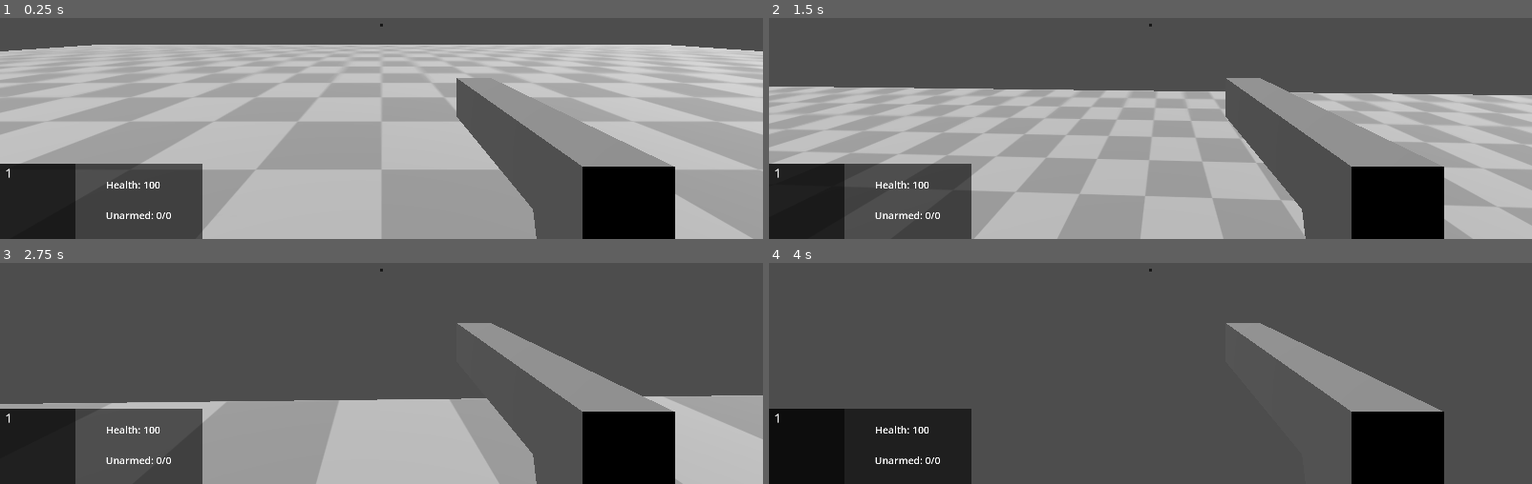
Above: before the commit, frames 1-4 (two rows, left to right).
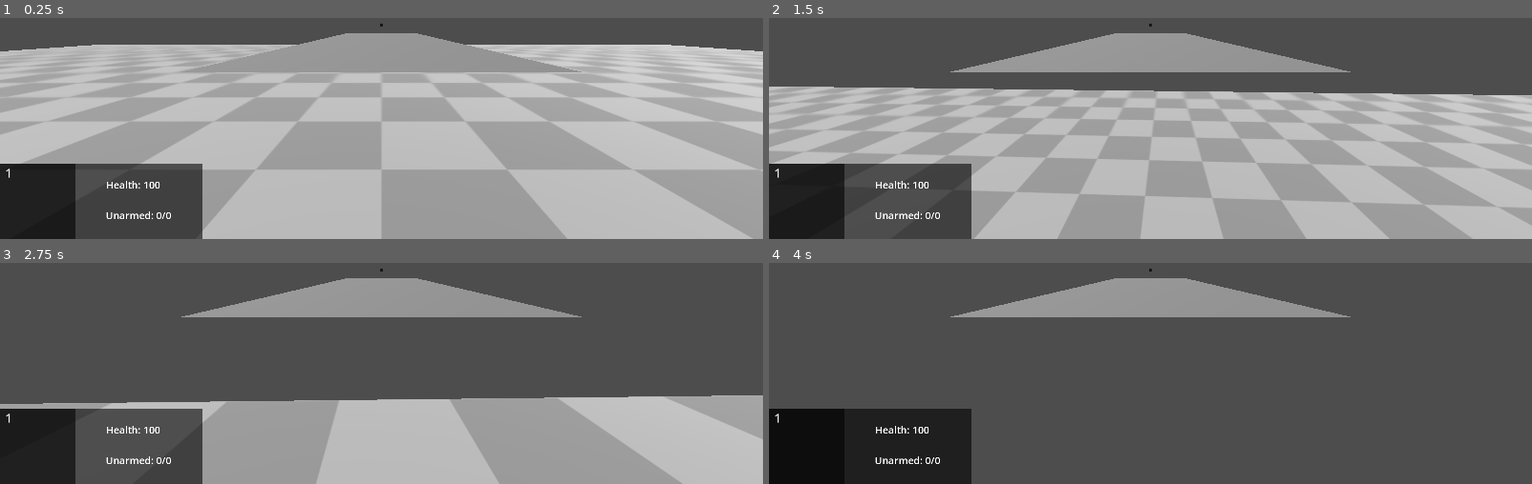
Above: after the commit, the same moments.

Repository: Robertsonl1/game_development_2024
Game: Godot game, scene res://scenes/main.tscn
Same seed, same stepped clock (60 frames per second), same inputs: the game is played once before the commit and once after it.
Inputs (mouse positions are in pixels of both pictures, inside the frame that each line leads up to):
- Up to frame 1 (0.25 s): no input
- Up to frame 2 (1.5 s): tap Enter at 0.5 s; move the mouse to (1188, 22) at 0.52 s; hold W (forwards) from 0.53 s (still down); tap 1 (empty) at 0.6 s; tap Space (jump) at 0.77 s; move the mouse to (1112, 26) at 1.27 s; tap F (grapple) at 1.35 s
- Up to frame 3 (2.75 s): keep holding W (forwards); tap Space (jump) at 1.52 s; move the mouse to (outside the picture) at 2.02 s; tap 2 (primary) at 2.1 s
- Up to frame 4 (4 s): keep holding W (forwards); move the mouse to (1142, 276) at 2.77 s; tap 3 (secondary) at 2.85 s; tap Space (jump) at 3.02, 3.5, 3.77 s; move the mouse to (1203, 276) at 3.52 s; tap 1 (empty) at 3.6 s

The runs differ from the first frame. In frame 1, 15% of the frame differs, in the area x 27-89%, y 6-100%; in frame 2, 17%, in the area x 23-89%, y 6-100%; in frame 3, 16%; in frame 4, 13%.
Error before the commit: Cannot call method 'call' on a null value. (res://scenes/weapons/handcannon/handcannon.gd:6)
Error after the commit: Invalid call. Nonexistent function 'connect' in base 'Nil'. (res://scenes/weapons/armed/handcannon/handcannon.gd:5)

Commit message:
Weapon functionality

Diff:
--- a/game_development_2024-main/scenes/player.tscn
+++ b/game_development_2024-main/scenes/player.tscn
@@ -2,8 +2,8 @@
 
 [ext_resource type="Script" path="res://scripts/characters/player/player.gd" id="1_pcdq5"]
 [ext_resource type="Script" path="res://scenes/weapons/weapon_manager.gd" id="2_3t5l0"]
-[ext_resource type="PackedScene" uid="uid://dp2532qasylyo" path="res://scenes/weapons/handcannon/handcannon.tscn" id="2_24c3m"]
-[ext_resource type="PackedScene" uid="uid://cwwmbxblg3tgu" path="res://scenes/weapons/assaultrifle/assault_rifle.tscn" id="3_1sxk0"]
+[ext_resource type="PackedScene" uid="uid://dp2532qasylyo" path="res://scenes/weapons/armed/handcannon/handcannon.tscn" id="2_24c3m"]
+[ext_resource type="PackedScene" uid="uid://b5ds11qrvkbyu" path="res://scenes/weapons/armed/assaultrifle/assault_rifle.tscn" id="3_1sxk0"]
 [ext_resource type="PackedScene" uid="uid://b64qfavu0pi1w" path="res://scenes/weapons/unarmed/unarmed.tscn" id="4_jfo8s"]
 [ext_resource type="PackedScene" uid="uid://bie5kfrux1mbo" path="res://scenes/ui/hud/hud.tscn" id="5_7jv1j"]
 
@@ -35,11 +35,8 @@
 script = ExtResource("2_3t5l0")
 
 [node name="HandCannon" parent="Head/Hand" instance=ExtResource("2_24c3m")]
-transform = Transform3D(1, 0, 0, 0, 1, 0, 0, 0, 1, 0.196, -0.104, -0.309)
 
 [node name="AssaultRifle" parent="Head/Hand" instance=ExtResource("3_1sxk0")]
-transform = Transform3D(1, 0, 0, 0, 1, 0, 0, 0, 1, 0.151, 0.002, -0.48)
-visible = false
 
 [node name="Unarmed" parent="Head/Hand" instance=ExtResource("4_jfo8s")]
 
--- /dev/null
+++ b/game_development_2024-main/scenes/weapons/armed/armed.gd
@@ -0,0 +1,66 @@
+extends Weapon
+class_name Armed
+
+# References
+var animation_player
+
+# Weapon States
+var is_firing = false
+var is_reloading = false
+
+# Weapon Parameters
+
+# Optional
+@export var equip_speed = 1.0
+@export var unequip_speed = 1.0
+
+
+
+# Equip/Unequip Cycle
+func equip():
+	animation_player.play("Equip", -1.0, equip_speed)
+
+func unequip():
+	animation_player.play("Unequip", -1.0, unequip_speed)
+
+func is_equip_finished():
+	if is_equipped:
+		return true
+	else:
+		return false
+
+func is_unequip_finished():
+	if is_equipped:
+		return false
+	else:
+		return true
+
+
+
+# Show/Hide Weapon
+func show_weapon():
+	visible = true
+
+func hide_weapon():
+	visible = false
+
+
+
+# Animation Finished
+func on_animation_finish(anim_name):
+	match anim_name:
+		"Unequip":
+			is_equipped = false
+		"Equip":
+			is_equipped = true
+
+
+
+# Update Ammo
+func update_ammo(_action = "Refresh"):
+
+	var weapon_data = {
+		"Name" : weapon_name
+	}
+
+	weapon_manager.update_hud(weapon_data)
--- /dev/null
+++ b/game_development_2024-main/scenes/weapons/armed/assaultrifle/assault_rifle.gd
@@ -0,0 +1,9 @@
+extends Armed
+
+
+func _ready():
+	player.connect("animation_finish", on_animation_finish)
+
+
+func on_animation_finish(anim_name):
+	on_animation_finish(anim_name)
--- a/game_development_2024-main/scenes/weapons/assaultrifle/assault_rifle.tscn
+++ b/game_development_2024-main/scenes/weapons/armed/assaultrifle/assault_rifle.tscn
@@ -1,6 +1,6 @@
-[gd_scene load_steps=9 format=3 uid="uid://cwwmbxblg3tgu"]
+[gd_scene load_steps=9 format=3 uid="uid://b5ds11qrvkbyu"]
 
-[ext_resource type="Script" path="res://scenes/weapons/assaultrifle/assault_rifle.gd" id="1_n66c2"]
+[ext_resource type="Script" path="res://scenes/weapons/armed/assaultrifle/assault_rifle.gd" id="1_6egdm"]
 
 [sub_resource type="BoxMesh" id="BoxMesh_6ane2"]
 size = Vector3(0.03, 0.22, 0.099)
@@ -66,7 +66,7 @@
 }
 
 [node name="AssaultRifle" type="Node3D"]
-script = ExtResource("1_n66c2")
+script = ExtResource("1_6egdm")
 weapon_name = "AssaultRifle"
 
 [node name="Root" type="Node3D" parent="."]
--- /dev/null
+++ b/game_development_2024-main/scenes/weapons/armed/handcannon/handcannon.gd
@@ -0,0 +1,9 @@
+extends Armed
+
+
+func _ready():
+	player.connect("animation_finish", on_animation_finish)
+
+
+func on_animation_finish(anim_name):
+	on_animation_finish(anim_name)
--- a/game_development_2024-main/scenes/weapons/handcannon/handcannon.tscn
+++ b/game_development_2024-main/scenes/weapons/armed/handcannon/handcannon.tscn
@@ -1,6 +1,6 @@
 [gd_scene load_steps=8 format=3 uid="uid://dp2532qasylyo"]
 
-[ext_resource type="Script" path="res://scenes/weapons/handcannon/handcannon.gd" id="1_fm4o5"]
+[ext_resource type="Script" path="res://scenes/weapons/armed/handcannon/handcannon.gd" id="1_fn51r"]
 
 [sub_resource type="BoxMesh" id="BoxMesh_00why"]
 size = Vector3(0.073, 0.082, 0.376)
@@ -63,7 +63,7 @@
 }
 
 [node name="HandCannon" type="Node3D"]
-script = ExtResource("1_fm4o5")
+script = ExtResource("1_fn51r")
 weapon_name = "Handcannon"
 
 [node name="Root" type="Node3D" parent="."]
--- a/game_development_2024-main/scenes/weapons/assaultrifle/assault_rifle.gd
+++ /dev/null
@@ -1,10 +0,0 @@
-extends Weapon
-
-
-func _ready():
-	animation_player = $animation_player
-	$animation_player.call("animation_finished", self, "on_animation_finish")
-
-
-func on_animation_finished(anim_name):
-	on_animation_finished(anim_name)
--- a/game_development_2024-main/scenes/weapons/handcannon/handcannon.gd
+++ /dev/null
@@ -1,10 +0,0 @@
-extends Weapon
-
-
-func _ready():
-	animation_player = $animation_player
-	$animation_player.call("animation_finished", self, "on_animation_finish")
-
-
-func on_animation_finished(anim_name):
-	on_animation_finished(anim_name)
--- a/game_development_2024-main/scenes/weapons/unarmed/unarmed.gd
+++ b/game_development_2024-main/scenes/weapons/unarmed/unarmed.gd
@@ -1,24 +1 @@
 extends Weapon
-
-
-# Equip/DeEquip cycle
-func equip():
-	update_ammo()
-
-func deequip():
-	pass
-
-func is_equip_finished():
-	return true
-
-func is_unequip_finished():
-	return true
-
-# Update Ammo
-func update_ammo(_action = "Refresh"):
-
-	var weapon_data = {
-		"Name" : weapon_name
-	}
-
-	weapon_manager.update_hud(weapon_data)
--- a/game_development_2024-main/scenes/weapons/weapon.gd
+++ b/game_development_2024-main/scenes/weapons/weapon.gd
@@ -4,41 +4,29 @@
 # References
 var weapon_manager = null
 var player = null
-var animation_player
 
-# Weapon states
+# Weapon States
 var is_equipped = false
-var is_firing = false
-var is_reloading = false
 
-# Weapon parameters
+# Weapon Parameters
 @export var weapon_name = "Weapon"
 
-# Optional
-@export var equip_speed = 1.0
-@export var deequip_speed = 1.0
+
+# Equip/Unequip Cycle
+func equip():
+	pass
+
+func unequip():
+	pass
+
+func is_equip_finished():
+	return true
+
+func is_unequip_finished():
+	return true
 
 
 
-# Equip/DeEquip cycle
-func equip():
-	animation_player.play("Equip", -1.0, equip_speed)
-	#update_ammo()
-
-func deequip():
-	animation_player.play ("Deequip", -1.0, deequip_speed)
-
-func is_equip_finished():
-	if is_equipped:
-		return true
-	else:
-		return false
-
-func is_unequip_finished():
-	if is_equipped:
-		return false
-	else:
-		return true
 
 # Update Ammo
 func update_ammo(_action = "Refresh"):
--- a/game_development_2024-main/scenes/weapons/weapon_manager.gd
+++ b/game_development_2024-main/scenes/weapons/weapon_manager.gd
@@ -24,8 +24,8 @@
 
 	all_weapons = {
 		"Unarmed" : preload("res://scenes/weapons/unarmed/unarmed.tscn"),
-		"Handcannon" : preload("res://scenes/weapons/handcannon/handcannon.tscn"),
-		"AssaultRifle" : preload("res://scenes/weapons/assaultrifle/assault_rifle.tscn")
+		"Handcannon" : preload("res://scenes/weapons/armed/handcannon/handcannon.tscn"),
+		"AssaultRifle" : preload("res://scenes/weapons/armed/assaultrifle/assault_rifle.tscn")
 	}
 
 	weapons = {
